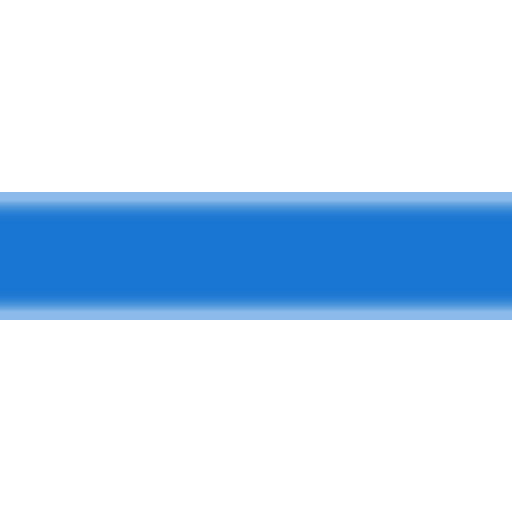
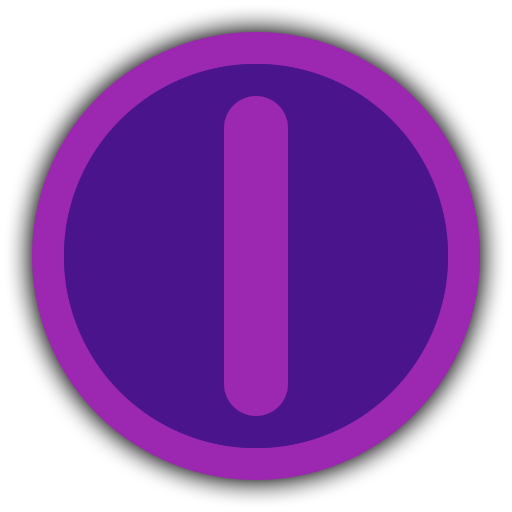
Comparing the layer stacks of the two (512, 512) images. Changes:
hid "Blue path" over 0, 192, 512, 320
added layer "Negative Purple middle line" above "White middle line" over 224, 96, 288, 416
added layer "Negative Purple" above "Purple" over 64, 64, 448, 448
added layer "Purple Background" above "Blue Background" over 32, 32, 480, 480
